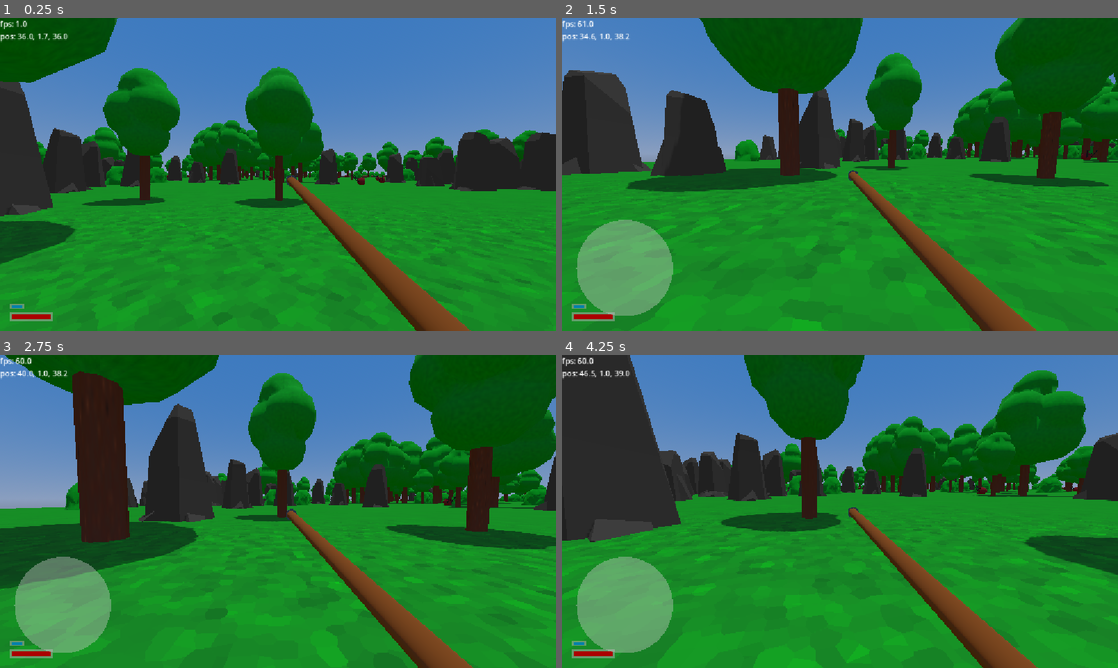
Above: before the commit, frames 1-4 (two rows, left to right).
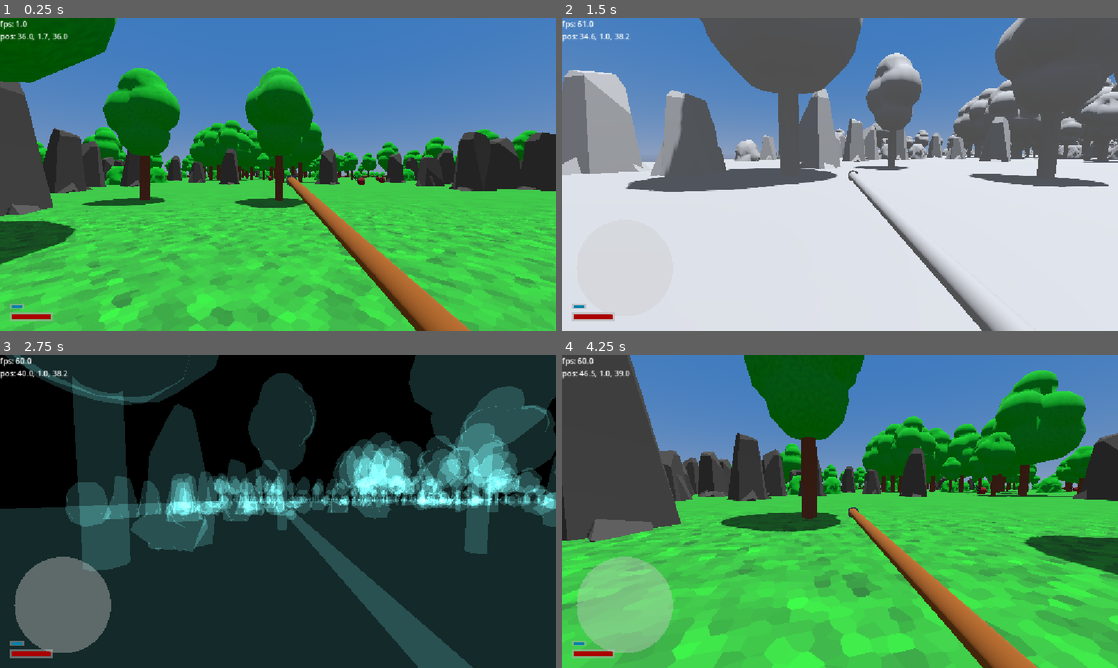
Above: after the commit, the same moments.

Repository: jmdejong/slibog
Game: Godot game, scene res://scenes/start.tscn
Same seed, same stepped clock (60 frames per second), same inputs: the game is played once before the commit and once after it.
Inputs (mouse positions are in pixels of both pictures, inside the frame that each line leads up to):
- Up to frame 1 (0.25 s): no input
- Up to frame 2 (1.5 s): move the mouse to (962, 158) at 0.52 s; hold D (right) 0.53-1.28 s; click (962, 158) at 0.6 s; tap P (switch_render) at 0.8, 1.35 s; move the mouse to (812, 174) at 1.27 s; hold W (forwards) from 1.28 s (still down)
- Up to frame 3 (2.75 s): keep holding W (forwards); click (250, 511) at 1.55 s; move the mouse to (289, 505) at 2.02 s; click (289, 505) at 2.1 s; tap P (switch_render) at 2.3 s
- Up to frame 4 (4.25 s): keep holding W (forwards); move the mouse to (834, 517) at 2.77 s; tap Shift (sprint) at 2.85 s; click (834, 517) at 3.05 s; move the mouse to (878, 514) at 3.52 s; tap P (switch_render) at 3.6 s

The runs differ from the first frame. In frame 1, 48% of the frame differs, in the area x 0-100%, y 0-100%; in frame 2, 82%; in frame 3, 97%; in frame 4, 54%.

Commit message:
fix grass seams, accidental multi attack and lightning

Diff:
--- a/code/input_controls.gd
+++ b/code/input_controls.gd
@@ -72,6 +72,9 @@
 	if Input.is_action_just_released("sprint"):
 		stop_sprint.emit()
 
+	if Input.is_action_just_pressed("switch_render"):
+		var vp := get_viewport()
+		vp.debug_draw = (vp.debug_draw + 1) % 6 as Viewport.DebugDraw
 
 func _on_click_area_gui_input(event: InputEvent) -> void:
 	if event is InputEventScreenDrag and event.index != %MoveJoystick.touch_index:
--- a/code/levels/valley.gd
+++ b/code/levels/valley.gd
@@ -161,8 +161,10 @@
 	ground.add_child(ground_shape)
 	world.add_child(ground)
 	var ground_mesh: MeshInstance3D = MeshInstance3D.new()
-	var mesh = PlaneMesh.new()
+	var mesh: PlaneMesh = PlaneMesh.new()
 	mesh.size = area.size
+	mesh.subdivide_width = 15
+	mesh.subdivide_depth = 15
 	ground_mesh.mesh = mesh
 	ground_mesh.material_override = preload("res://materials/static/ground_grass.tres")
 	ground_mesh.position = Vector3(center.x, 1, center.y)
--- a/code/shaders/ground.gdshader
+++ b/code/shaders/ground.gdshader
@@ -10,11 +10,17 @@
 uniform int tex_size = 64;
 uniform float pixel_size = 0.25;
 uniform float max_y_floor = 0.707;
+uniform sampler2D height_input;
+uniform vec3 area_min;
+uniform vec3 area_size;
 varying vec3 world_position;
 varying vec3 world_normal;
 
 void vertex() {
-	world_position = VERTEX;
+	world_position = VERTEX + NODE_POSITION_WORLD;
+	//vec3 map_coordinates = (world_position - area_min) / area_size;
+	//VERTEX.y += texture(height_input, map_coordinates.xz).x * area_size.y + area_min.y;
+	//world_position = VERTEX + NODE_POSITION_WORLD;
 	world_normal = NORMAL;
 }
 
--- a/code/spawner.gd
+++ b/code/spawner.gd
@@ -1,7 +1,7 @@
 extends Node3D
 
 @export var roam_range: float = 32
-@export var respawn_time_ms: int = 120_000
+@export var respawn_time_ms: int = 300_000
 @export var initial_spawn: bool = true
 @export var clear_radius: float = 48
 
--- a/code/weapon.gd
+++ b/code/weapon.gd
@@ -5,10 +5,12 @@
 @export var is_stabbing: bool = false:
 	set(val):
 		is_stabbing = val
+		stabbed = {}
 		if val:
 			for area: Area3D in $%HitArea.get_overlapping_areas():
-				do_attack(area.get_parent())
+				stab(area.get_parent())
 @export var knockback: float = 15
+var stabbed: Dictionary[Monster, bool] = {}
 var player: Player
 
 func _ready() -> void:
@@ -18,13 +20,16 @@
 	$AnimationPlayer.play("attack")
 
 
-func _on_hit_area_area_entered(area: Area3D) -> void:
-	if not is_stabbing:
+func stab(monster: Monster) -> void:
+	if not is_stabbing or stabbed.has(monster):
 		return
-	var monster: Monster = area.get_parent()
 	do_attack(monster)
+	stabbed[monster] = true
 	if attack_single:
 		is_stabbing = false
+
+func _on_hit_area_area_entered(area: Area3D) -> void:
+	stab(area.get_parent())
 
 func do_attack(monster: Monster) -> void:
 	if monster.dead:
--- a/materials/environment/cloud_environment.tres
+++ b/materials/environment/cloud_environment.tres
@@ -38,4 +38,5 @@
 sky = SubResource("Sky_o5qli")
 sky_custom_fov = 60.0
 ambient_light_source = 2
-ambient_light_color = Color(0.53333336, 0.53333336, 0.53333336, 1)
+ambient_light_color = Color(1, 1, 1, 1)
+ambient_light_energy = 0.3
--- a/materials/environment/day_environment.tres
+++ b/materials/environment/day_environment.tres
@@ -16,4 +16,5 @@
 background_mode = 2
 sky = SubResource("Sky_ar7ra")
 ambient_light_source = 2
-ambient_light_color = Color(0.53333336, 0.53333336, 0.53333336, 1)
+ambient_light_color = Color(1, 1, 1, 1)
+ambient_light_energy = 0.3
--- a/materials/static/ground_grass.tres
+++ b/materials/static/ground_grass.tres
@@ -14,8 +14,8 @@
 seamless = true
 
 [sub_resource type="Gradient" id="Gradient_r2ut1"]
-offsets = PackedFloat32Array(0, 0.05, 0.5, 1)
-colors = PackedColorArray(0.13333334, 0.2784314, 0.13333334, 1, 0.11372549, 0.4117647, 0.11372549, 1, 0.13333334, 0.5294118, 0.13333334, 1, 0.09411765, 0.7294118, 0.09411765, 1)
+offsets = PackedFloat32Array(0, 0.5, 1)
+colors = PackedColorArray(0.1512, 0.28, 0.1512, 1, 0.1855, 0.53, 0.1855, 1, 0.16790001, 0.73, 0.16790001, 1)
 
 [sub_resource type="FastNoiseLite" id="FastNoiseLite_ggbkq"]
 frequency = 0.5
--- a/project.godot
+++ b/project.godot
@@ -145,5 +145,3 @@
 [rendering]
 
 rendering_device/driver.windows="d3d12"
-renderer/rendering_method="gl_compatibility"
-renderer/rendering_method.mobile="gl_compatibility"
--- a/scenes/levels/valley.tscn
+++ b/scenes/levels/valley.tscn
@@ -12,13 +12,25 @@
 bottom_radius = 10.0
 height = 1.0
 
+[sub_resource type="StandardMaterial3D" id="StandardMaterial3D_cdsqw"]
+cull_mode = 2
+albedo_color = Color(0.13333334, 0.53333336, 0.13333334, 1)
+
+[sub_resource type="QuadMesh" id="QuadMesh_it4ap"]
+material = SubResource("StandardMaterial3D_cdsqw")
+size = Vector2(0.2, 0.6)
+
+[sub_resource type="MultiMesh" id="MultiMesh_00bio"]
+transform_format = 1
+mesh = SubResource("QuadMesh_it4ap")
+
 [node name="Valley" type="Node3D" unique_id=511982229]
 script = ExtResource("1_nje75")
 
 [node name="Preview" type="Node3D" parent="." unique_id=1672200582]
 transform = Transform3D(0.2, 0, 0, 0, 0.2, 0, 0, 0, 0.2, 0, 0, 0)
 
-[node name="MeshInstance3D" type="MeshInstance3D" parent="Preview" unique_id=1914979460]
+[node name="Ground" type="MeshInstance3D" parent="Preview" unique_id=1914979460]
 transform = Transform3D(1, 0, 0, 0, 1, 0, 0, 0, 1, -1.9936124e-09, -0.5, -1.9936124e-09)
 mesh = SubResource("CylinderMesh_tefeu")
 surface_material_override/0 = ExtResource("2_th8hq")
@@ -33,11 +45,19 @@
 [node name="Tree" parent="Preview" unique_id=490864082 instance=ExtResource("5_00bio")]
 transform = Transform3D(1, 0, 0, 0, 1, 0, 0, 0, 1, -3.4191585, 0, -3.4239078)
 
+[node name="MultiMeshInstance3D" type="MultiMeshInstance3D" parent="Preview" unique_id=1438774658]
+transform = Transform3D(1, 0, 0, 0, 1, 0, 0, 0, 1, 0, 3.8458543, 0)
+multimesh = SubResource("MultiMesh_00bio")
+
+[node name="GrassBlade" type="MeshInstance3D" parent="Preview" unique_id=1185893023]
+transform = Transform3D(1, 0, 0, 0, 1, 0, 0, 0, 1, -1.9936124e-09, 0.3, -1.9936124e-09)
+mesh = SubResource("QuadMesh_it4ap")
+
 [node name="WorldEnvironment" type="WorldEnvironment" parent="." unique_id=763773689]
 unique_name_in_owner = true
 environment = ExtResource("3_amgr8")
 
 [node name="DirectionalLight3D2" type="DirectionalLight3D" parent="WorldEnvironment" unique_id=2104489131]
 transform = Transform3D(0.9659259, -0.25488704, 0.04494347, 0, 0.17364824, 0.9848077, -0.25881907, -0.95125127, 0.1677313, -1.9936124e-09, 10, -1.9936124e-09)
-light_color = Color(0.53333336, 0.53333336, 0.53333336, 1)
+light_energy = 0.9
 shadow_enabled = true
--- a/scenes/main.tscn
+++ b/scenes/main.tscn
@@ -116,6 +116,7 @@
 
 [node name="DirectionalLight3D" type="DirectionalLight3D" parent="Node3D2" unique_id=1287870908]
 transform = Transform3D(-0.8622871, -0.4460654, 0.23976372, -5.366623e-09, 0.4734486, 0.88082147, -0.5064198, 0.75952095, -0.4082486, 0, 2.8379834, 0)
+light_energy = 0.9
 shadow_enabled = true
 
 [node name="LevelPreview" type="Node3D" parent="Node3D2" unique_id=1906970304]
--- a/scenes/monsters/balrus.tscn
+++ b/scenes/monsters/balrus.tscn
@@ -102,7 +102,7 @@
 script = ExtResource("1_eiuac")
 jump_speed = 4.9999999999999
 attack_range = 7.99999999999984
-speed = 4.9999999999999
+speed = 7.99999999999984
 attack_damage = 14.9999999999997
 
 [node name="CollisionShape3D" type="CollisionShape3D" parent="." unique_id=6969173]
--- a/scenes/weapons/spear.tscn
+++ b/scenes/weapons/spear.tscn
@@ -20,7 +20,7 @@
 cap_top = false
 
 [sub_resource type="SphereShape3D" id="SphereShape3D_it4ap"]
-radius = 1.0
+radius = 0.6
 
 [sub_resource type="Animation" id="Animation_8fn8c"]
 length = 0.001
@@ -63,11 +63,11 @@
 tracks/0/keys = PackedFloat32Array(0, 1, 0.5, 0, 0.5, 0.1, 1, 0.5, 0, 1, 0.2, 1, 0.5, 0, -3, 0.5, 1, 0.5, 0, 0)
 tracks/1/type = "scale_3d"
 tracks/1/imported = false
-tracks/1/enabled = false
+tracks/1/enabled = true
 tracks/1/path = NodePath("Handle/Pole/Point/HitArea/HitShape")
 tracks/1/interp = 1
 tracks/1/loop_wrap = true
-tracks/1/keys = PackedFloat32Array(0.1, 1, 1, 1, 1, 0.2, 1, 5, 5, 5, 0.5, 1, 1, 1, 1)
+tracks/1/keys = PackedFloat32Array(0.1, 1, 1, 1, 1, 0.2, 1, 2, 2, 2, 0.2333, 1, 1, 1, 1, 0.5, 1, 1, 1, 1)
 tracks/2/type = "value"
 tracks/2/imported = false
 tracks/2/enabled = true
--- a/scenes/worlds/crater.tscn
+++ b/scenes/worlds/crater.tscn
@@ -17,6 +17,12 @@
 section_length = 2.0
 curve = SubResource("Curve_cdsqw")
 
+[sub_resource type="PlaneMesh" id="PlaneMesh_it4ap"]
+size = Vector2(32, 32)
+
+[sub_resource type="BoxMesh" id="BoxMesh_it4ap"]
+size = Vector3(20.614807, 5.6220703, 20.488708)
+
 [node name="Crater" type="Node3D" unique_id=1635716418]
 
 [node name="WorldEnvironment" type="WorldEnvironment" parent="." unique_id=1118867364]
@@ -24,7 +30,6 @@
 
 [node name="DirectionalLight3D" type="DirectionalLight3D" parent="WorldEnvironment" unique_id=1117527584]
 transform = Transform3D(0.9659259, -0.25488704, 0.04494347, 0, 0.17364824, 0.9848077, -0.25881907, -0.95125127, 0.1677313, -1.9936124e-09, 10, -1.9936124e-09)
-light_color = Color(0.53333336, 0.53333336, 0.53333336, 1)
 shadow_enabled = true
 
 [node name="Spawn" type="Node3D" parent="." unique_id=779971234]
@@ -66,6 +71,23 @@
 material = ExtResource("2_w5bcm")
 
 [node name="CSGBox3D3" type="CSGBox3D" parent="CSGBox3D" unique_id=1528390126]
-transform = Transform3D(1, 0, 0, 0, 0.7107507, -0.703444, 0, 0.703444, 0.7107507, 0.8876953, -1.474494, 51.07177)
+transform = Transform3D(1, 0, 0, 0, 0.7107507, -0.703444, 0, 0.703444, 0.7107507, 0.8876953, -1.474494, 49.191795)
 size = Vector3(19.414063, 17.389221, 19.89978)
 material = ExtResource("2_w5bcm")
+
+[node name="Plates" type="Node3D" parent="." unique_id=54187923]
+transform = Transform3D(1, 0, 0, 0, 1, 0, 0, 0, 1, -1.9936124e-09, -1.9936124e-09, 256)
+
+[node name="MeshInstance3D" type="MeshInstance3D" parent="Plates" unique_id=229831182]
+mesh = SubResource("PlaneMesh_it4ap")
+surface_material_override/0 = ExtResource("2_w5bcm")
+
+[node name="MeshInstance3D2" type="MeshInstance3D" parent="Plates" unique_id=209919046]
+transform = Transform3D(1, 0, 0, 0, 1, 0, 0, 0, 1, -1.9936124e-09, -1.9936124e-09, -32)
+mesh = SubResource("PlaneMesh_it4ap")
+surface_material_override/0 = ExtResource("2_w5bcm")
+
+[node name="MeshInstance3D3" type="MeshInstance3D" parent="Plates" unique_id=217140847]
+transform = Transform3D(1, 0, 0, 0, 1, 0, 0, 0, 1, -2.875465, 0.6438608, -20.466003)
+mesh = SubResource("BoxMesh_it4ap")
+surface_material_override/0 = ExtResource("2_w5bcm")
--- a/scenes/worlds/test_world.tscn
+++ b/scenes/worlds/test_world.tscn
@@ -21,7 +21,7 @@
 
 [node name="DirectionalLight3D" type="DirectionalLight3D" parent="WorldEnvironment" unique_id=559209819]
 transform = Transform3D(0.9659259, -0.25488704, 0.04494347, 0, 0.17364824, 0.9848077, -0.25881907, -0.95125127, 0.1677313, -1.9936124e-09, 10, -1.9936124e-09)
-light_color = Color(0.53333336, 0.53333336, 0.53333336, 1)
+light_energy = 0.9
 shadow_enabled = true
 
 [node name="Spawn" type="Node3D" parent="." unique_id=318140625]
